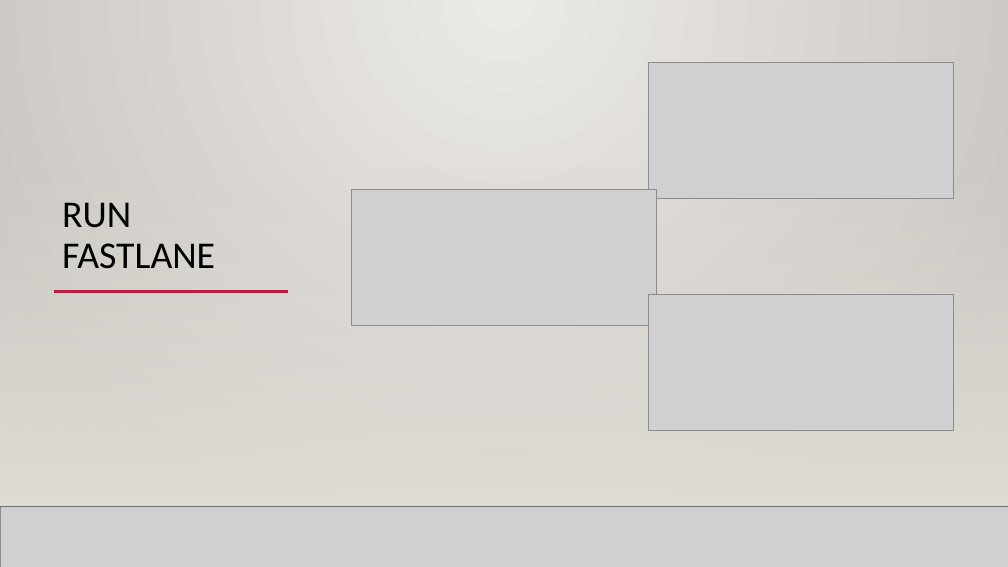
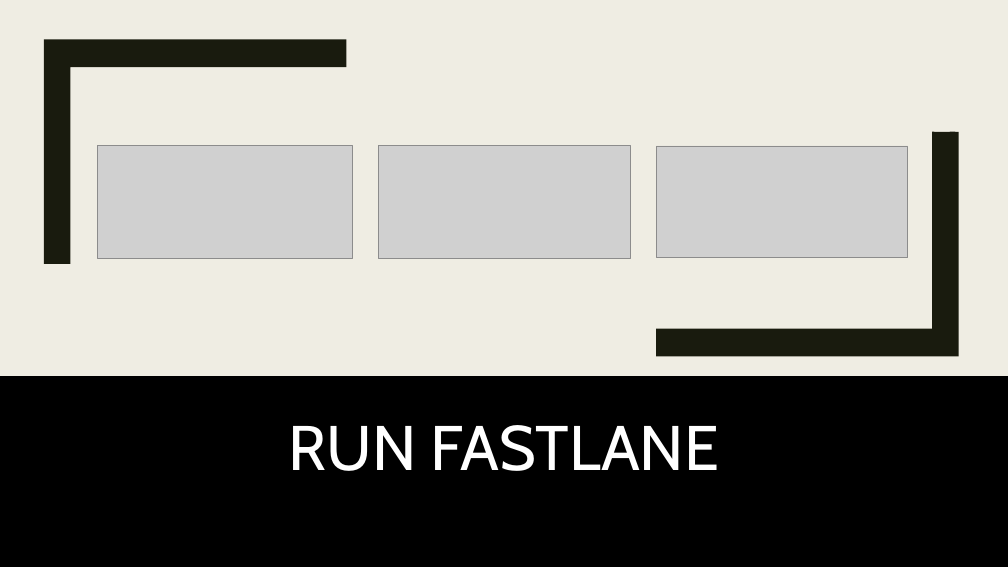
Before and after one commit to ThanhTurin/iOS-meetup-sg, a slide deck: slide 27 of Presentation.pptx (slide 21 before the commit). Drawn at 1008x567 pixels with LibreOffice and Linux fonts; fonts in the diff are those of the drawing; grey boxes stand for pictures; background and template pictures are left out. Boxes give left, top, right and bottom in pixels: in the first picture for what was removed or moved away, otherwise in the second. Text is boxed around its words. In the diff, an @@ line names an element or a change of style, - is before the commit and + after.

```diff
--- a/Presentation.pptx
+++ b/Presentation.pptx
@@ background gradient #ECEAE7 to #CAC7C1 to #EFEDE3 @@
@@ rectangle at (x1=0, y1=0, x2=1008, y2=567): fill gradient #ECEAE7 to #CAC7C1 to #EFEDE3 @@
@@ rectangle added at (x1=39, y1=0, x2=58, y2=567), fill #191B0E @@
@@ freeform shape added at (x1=44, y1=40, x2=347, y2=264), fill #191B0E @@
@@ picture resized from (x1=649, y1=295, x2=954, y2=430) to (x1=98, y1=145, x2=352, y2=259) @@
@@ picture resized from (x1=352, y1=190, x2=656, y2=325) to (x1=378, y1=146, x2=631, y2=258) @@
@@ picture resized from (x1=648, y1=63, x2=954, y2=199) to (x1=656, y1=146, x2=908, y2=258) @@
@@ freeform shape added at (x1=656, y1=132, x2=958, y2=357), fill #191B0E @@
@@ rectangle removed at (x1=0, y1=167, x2=1008, y2=507) @@
@@ rectangle removed at (x1=0, y1=167, x2=1008, y2=507) @@
@@ rectangle removed at (x1=0, y1=167, x2=1008, y2=507) @@
@@ line removed from (120, 153) to (915, 153) @@
@@ line removed from (54, 292) to (288, 292) @@
@@ line removed from (200, 292) to (914, 292) @@
@@ rectangle added at (x1=0, y1=377, x2=1008, y2=567), fill #000000 @@
@@ title "RUN FASTLANE" moved from (x1=62, y1=202, x2=215, y2=269) to (x1=289, y1=425, x2=719, y2=471) @@
@@ title "RUN FASTLANE" at (x1=289, y1=425, x2=719, y2=471): size 36 to 60 pt, font Calibri to Cabin, text colour #000000 to #FFFFFF; alignment left to centre; line spacing 0.9 to 0.89 @@
@@ line removed from (0, 507) to (1008, 507) @@
@@ line removed from (0, 507) to (1008, 507) @@
@@ picture removed at (x1=0, y1=507, x2=1008, y2=567) @@
@@ line removed from (0, 507) to (1008, 507) @@
```
Also in this commit, not shown: 12 other slides changed, 18 slides added, 10 slides removed.
